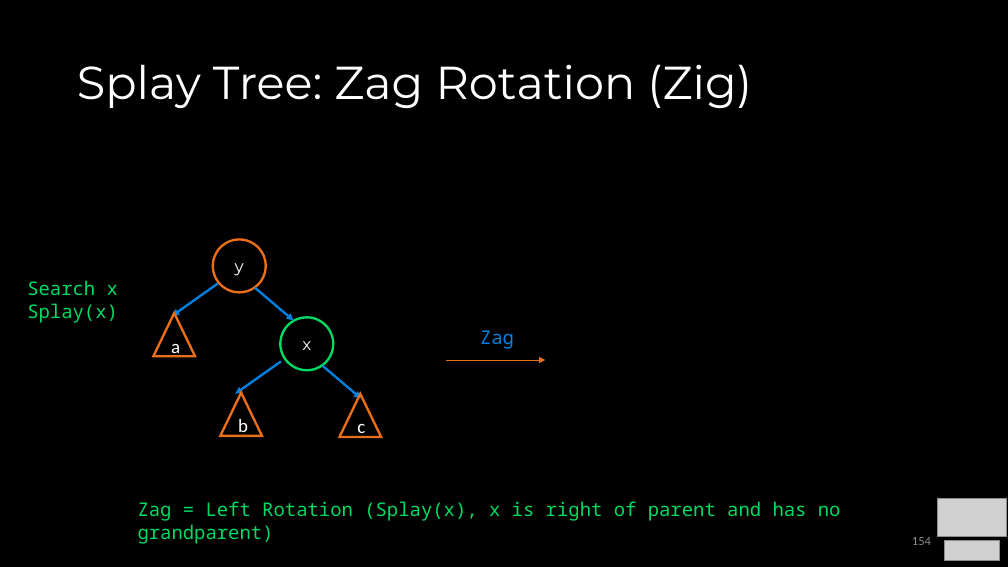
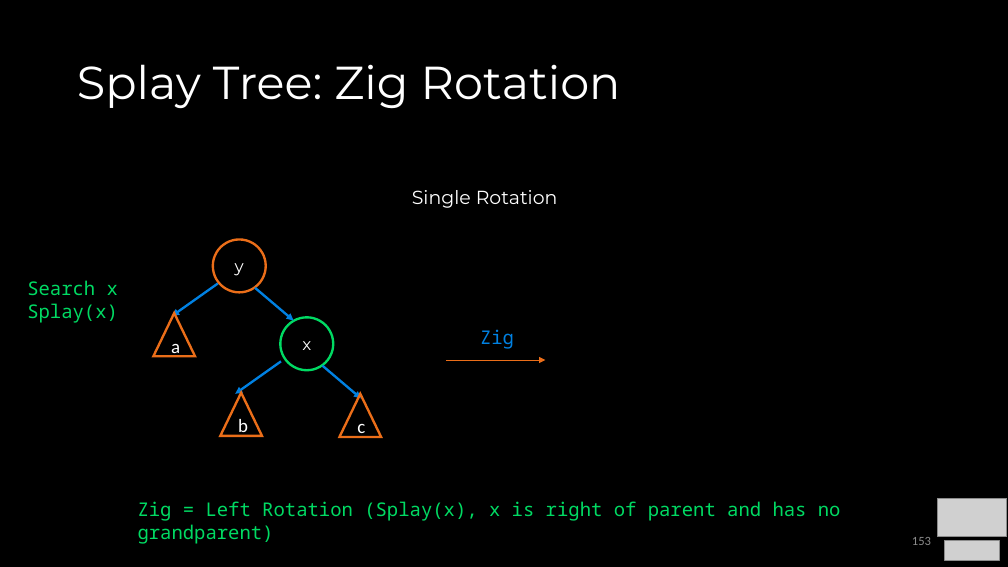
Before and after one commit to COP3530/Instructional-Content, a slide deck: slide 153 of Slides/Slides-PPT/4 - Balanced Trees.pptx (slide 154 before the commit). Drawn at 1008x567 pixels with LibreOffice and Linux fonts; fonts in the diff are those of the drawing; grey boxes stand for pictures. Boxes give left, top, right and bottom in pixels: in the first picture for what was removed or moved away, otherwise in the second. Text is boxed around its words. In the diff, an @@ line names an element or a change of style, - is before the commit and + after.

```diff
--- a/Slides/Slides-PPT/4 - Balanced Trees.pptx
+++ b/Slides/Slides-PPT/4 - Balanced Trees.pptx
@@ title at (77,64,621,109): text changed @@
-Splay Tree: Zag Rotation (Zig)
+Splay Tree: Zig Rotation
@@ text added at (412,190,558,208), 18 pt, text #FFFFFF @@
+Single Rotation
@@ text at (480,329,514,349): text changed @@
-Zag
+Zig
@@ text at (138,501,841,521): text changed @@
-Zag = Left Rotation (Splay(x), x is right of parent and has no grandparent)
+Zig = Left Rotation (Splay(x), x is right of parent and has no grandparent)
@@ page number at (912,537,931,545): text changed @@
-154
+153
```
Also in this commit, not shown: 18 other slides changed, 1 slide removed, 1 other file.
